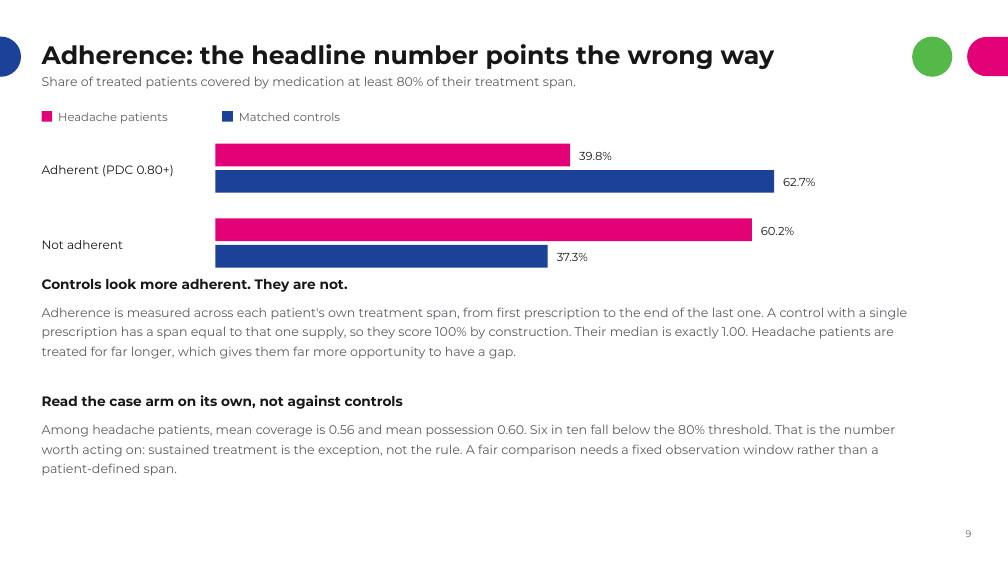
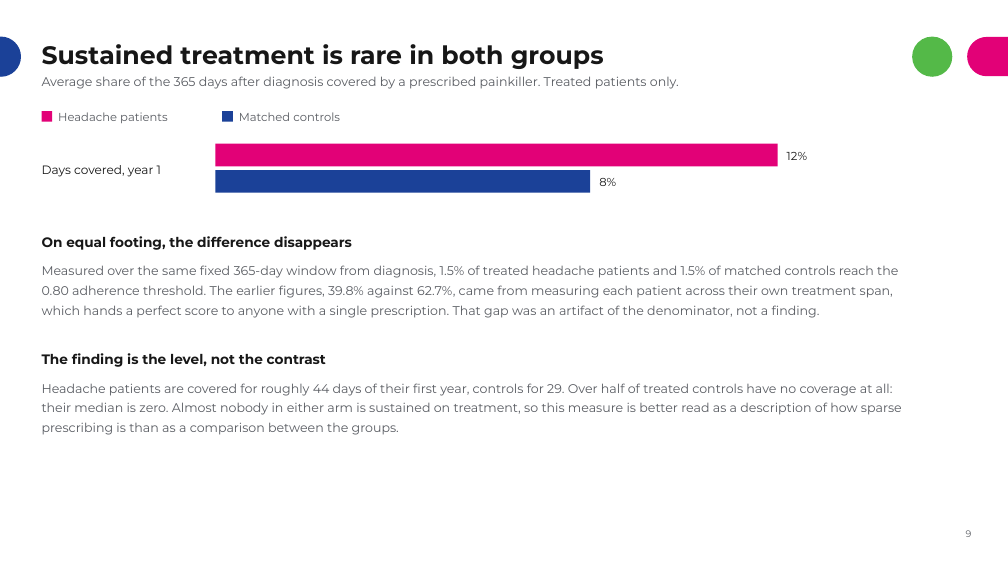
Before and after one commit to rj-irvine/de-migraine, a slide deck: slide 10 of documents/DE_Migraine_Treatment_Patterns_Summary.pptx. Drawn at 1008x567 pixels with LibreOffice and Linux fonts; fonts in the diff are those of the drawing. Boxes give left, top, right and bottom in pixels: in the first picture for what was removed or moved away, otherwise in the second. Text is boxed around its words. In the diff, an @@ line names an element or a change of style, - is before the commit and + after.

```diff
--- a/documents/DE_Migraine_Treatment_Patterns_Summary.pptx
+++ b/documents/DE_Migraine_Treatment_Patterns_Summary.pptx
@@ title at (42,44,604,69): text changed @@
-Adherence: the headline number points the wrong way
+Sustained treatment is rare in both groups
@@ text at (42,76,679,89): text changed @@
-Share of treated patients covered by medication at least 80% of their treatment span.
+Average share of the 365 days after diagnosis covered by a prescribed painkiller. Treated patients only.
@@ rectangle: place and size @@
-rectangle at (216,144,570,166)
+rectangle at (216,144,778,166)
@@ text at (42,165,161,177): text changed @@
-Adherent (PDC 0.80+)
+Days covered, year 1
@@ rectangle: place and size @@
-rectangle at (216,170,774,193)
+rectangle at (216,170,591,193)
@@ text at (599,178,616,186): text changed @@
-39.8%
+8%
@@ text removed at (783,178,815,186) @@
-62.7%
@@ text added at (787,152,807,160), 11 pt, text #171717 @@
+12%
@@ text at (42,236,352,250): text changed @@
-Controls look more adherent. They are not.
+On equal footing, the difference disappears
@@ rectangle removed at (216,219,752,241) @@
@@ text removed at (761,227,794,235) @@
-60.2%
@@ text at (42,265,898,318): text changed @@
-Adherence is measured across each patient's own treatment span, from first prescription to the end of the last one. A control with a single prescription has a span equal to that one supply, so they score 100% by construction. Their median is exactly 1.00. Headache patients are treated for far longer, which gives them far more opportunity to have a gap.
+Measured over the same fixed 365-day window from diagnosis, 1.5% of treated headache patients and 1.5% of matched controls reach the 0.80 adherence threshold. The earlier figures, 39.8% against 62.7%, came from measuring each patient across their own treatment span, which hands a perfect score to anyone with a single prescription. That gap was an artifact of the denominator, not a finding.
@@ text removed at (42,240,123,249) @@
-Not adherent
@@ rectangle removed at (216,245,548,268) @@
@@ text removed at (557,253,588,261) @@
-37.3%
@@ text at (42,353,326,367): text changed @@
-Read the case arm on its own, not against controls
+The finding is the level, not the contrast
@@ text at (42,383,902,435): text changed @@
-Among headache patients, mean coverage is 0.56 and mean possession 0.60. Six in ten fall below the 80% threshold. That is the number worth acting on: sustained treatment is the exception, not the rule. A fair comparison needs a fixed observation window rather than a patient-defined span.
+Headache patients are covered for roughly 44 days of their first year, controls for 29. Over half of treated controls have no coverage at all: their median is zero. Almost nobody in either arm is sustained on treatment, so this measure is better read as a description of how sparse prescribing is than as a comparison between the groups.
```
Also in this commit, not shown: 1 other slide changed.
